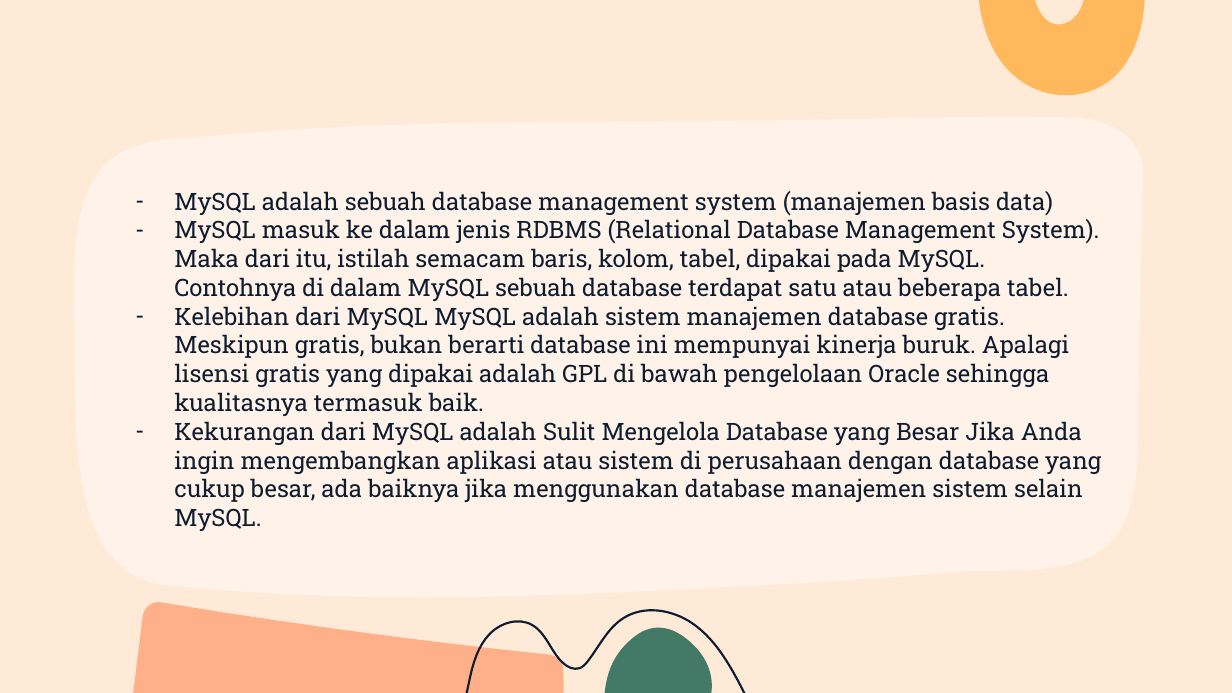
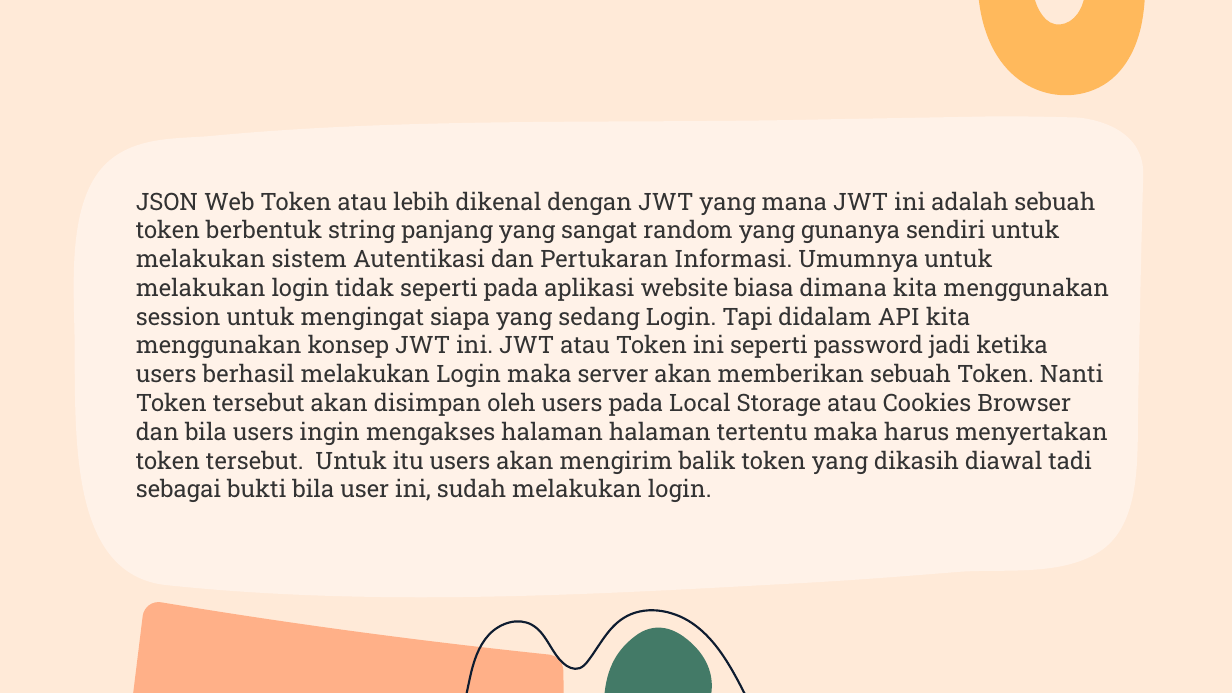
Before and after one commit to ariniffana3/Tickitz_Back, a slide deck: slide 7 of ppt task 4.pptx (slide 8 before the commit). Drawn at 1232x693 pixels with LibreOffice and Linux fonts; fonts in the diff are those of the drawing. Boxes give left, top, right and bottom in pixels: in the first picture for what was removed or moved away, otherwise in the second. Text is boxed around its words. In the diff, an @@ line names an element or a change of style, - is before the commit and + after.

```diff
--- a/ppt task 4.pptx
+++ b/ppt task 4.pptx
@@ subtitle at <box>136,191,1109,474</box>: text changed; text colour #0E1C30 to #333333 @@
-– MySQL adalah sebuah database management system (manajemen basis data)
-– MySQL masuk ke dalam jenis RDBMS (Relational Database Management System). Maka dari itu, istilah semacam baris, kolom, tabel, dipakai pada MySQL. Contohnya di dalam MySQL sebuah database terdapat satu atau beberapa tabel.
-– Kelebihan dari MySQL MySQL adalah sistem manajemen database gratis. Meskipun gratis, bukan berarti database ini mempunyai kinerja buruk. Apalagi lisensi gratis yang dipakai adalah GPL di bawah pengelolaan Oracle sehingga kualitasnya termasuk baik.
-– Kekurangan dari MySQL adalah Sulit Mengelola Database yang Besar Jika Anda ingin mengembangkan aplikasi atau sistem di perusahaan dengan database yang cukup besar, ada baiknya jika menggunakan database manajemen sistem selain MySQL.
+JSON Web Token atau lebih dikenal dengan JWT yang mana JWT ini adalah sebuah token berbentuk string panjang yang sangat random yang gunanya sendiri untuk melakukan sistem Autentikasi dan Pertukaran Informasi. Umumnya untuk melakukan login tidak seperti pada aplikasi website biasa dimana kita menggunakan session untuk mengingat siapa yang sedang Login. Tapi didalam API kita menggunakan konsep JWT ini. JWT atau Token ini seperti password jadi ketika users berhasil melakukan Login maka server akan memberikan sebuah Token. Nanti Token tersebut akan disimpan oleh users pada Local Storage atau Cookies Browser dan bila users ingin mengakses halaman halaman tertentu maka harus menyertakan token tersebut. Untuk itu users akan mengirim balik token yang dikasih diawal tadi sebagai bukti bila user ini, sudah melakukan login.
```
Also in this commit, not shown: 8 other slides changed, 1 slide removed, 28 other files.
